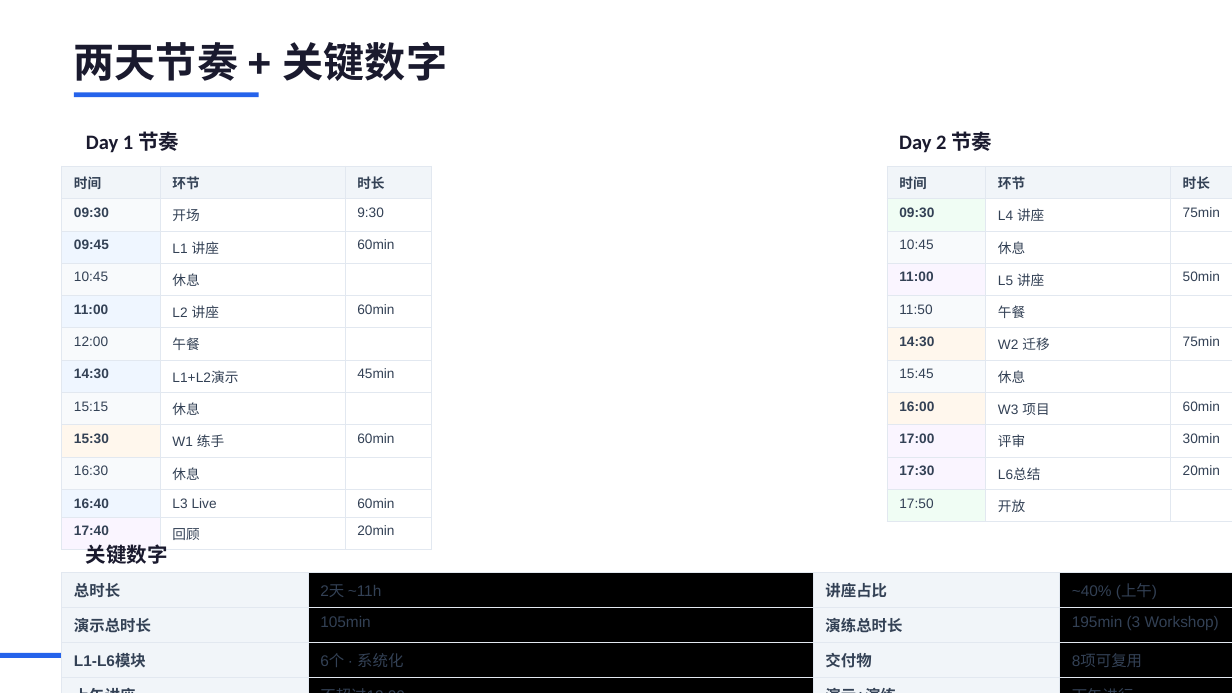
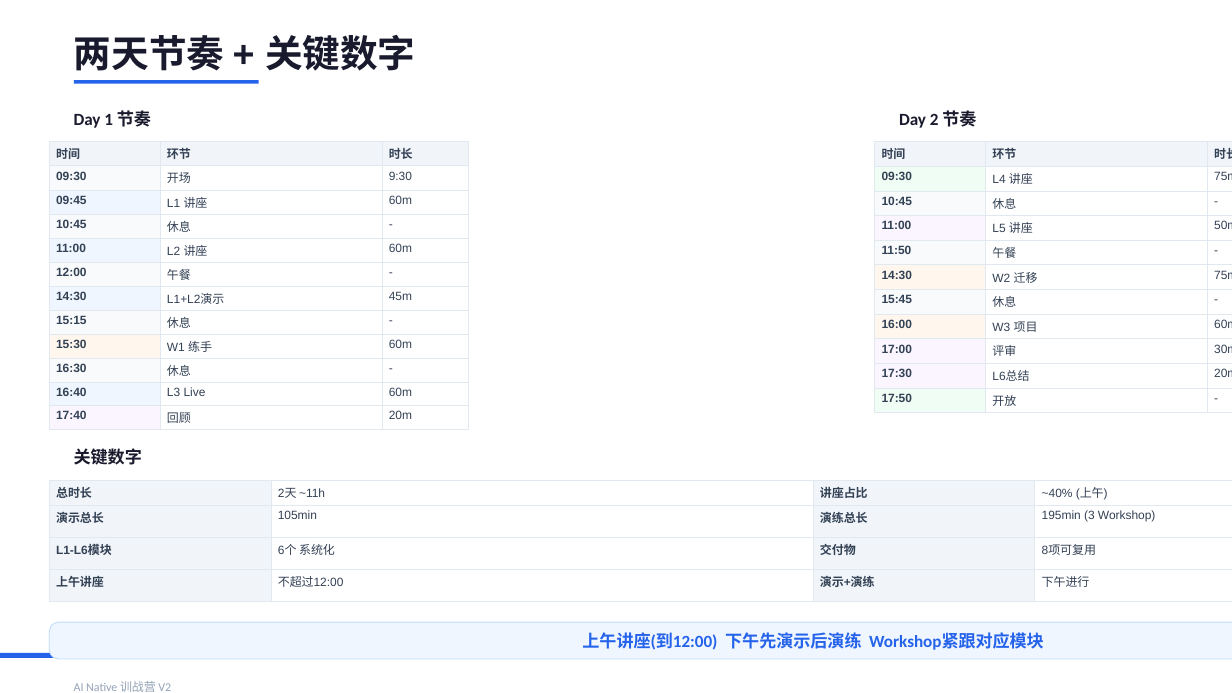
Before and after one commit to JungleTestLabs/ai-coding-training, a slide deck: slide 6 of docs/AI-Native-训战营-介绍与日程.pptx. Drawn at 1232x693 pixels with LibreOffice and Linux fonts; fonts in the diff are those of the drawing. Boxes give left, top, right and bottom in pixels: in the first picture for what was removed or moved away, otherwise in the second. Text is boxed around its words. In the diff, an @@ line names an element or a change of style, - is before the commit and + after.

```diff
--- a/docs/AI-Native-训战营-介绍与日程.pptx
+++ b/docs/AI-Native-训战营-介绍与日程.pptx
@@ text "两天节奏 + 关键数字" at (74, 35, 415, 71): size 24 to 22 pt @@
@@ rectangle: place and size @@
-rectangle at (74, 92, 259, 97)
+rectangle at (74, 80, 259, 84)
@@ text "Day 1 节奏": place and size @@
-text "Day 1 节奏" at (86, 131, 179, 153)
+text "Day 1 节奏" at (74, 110, 151, 128)
@@ text "Day 2 节奏": place and size @@
-text "Day 2 节奏" at (899, 131, 992, 153)
+text "Day 2 节奏" at (899, 110, 976, 128)
@@ table at (49, 142, 468, 427) @@
-row 3, column 3: 60min
+row 3, column 3: 60m
-row 4, column 3: 
+row 4, column 3: -
-row 5, column 3: 60min
+row 5, column 3: 60m
-row 6, column 3: 
+row 6, column 3: -
-row 7, column 3: 45min
+row 7, column 3: 45m
-row 8, column 3: 
+row 8, column 3: -
-row 9, column 3: 60min
+row 9, column 3: 60m
-row 10, column 3: 
+row 10, column 3: -
-row 11, column 3: 60min
+row 11, column 3: 60m
-row 12, column 3: 20min
+row 12, column 3: 20m
@@ size 8 to 7 pt in "时间", "环节", "时长", "09:30" and 22 more places @@
@@ bold on in "10:45", "12:00", "15:15", "16:30" @@
@@ table: place and size @@
-table at (62, 166, 431, 544)
+table at (49, 142, 468, 427)
@@ table at (875, 142, 1232, 410) @@
-row 2, column 3: 75min
+row 2, column 3: 75m
-row 3, column 3: 
+row 3, column 3: -
-row 4, column 3: 50min
+row 4, column 3: 50m
-row 5, column 3: 
+row 5, column 3: -
-row 6, column 3: 75min
+row 6, column 3: 75m
-row 7, column 3: 
+row 7, column 3: -
-row 8, column 3: 60min
+row 8, column 3: 60m
-row 9, column 3: 30min
+row 9, column 3: 30m
-row 10, column 3: 20min
+row 10, column 3: 20m
-row 11, column 3: 
+row 11, column 3: -
@@ size 8 to 7 pt in "时间", "环节", "时长", "09:30" and 19 more places @@
@@ bold on in "10:45", "11:50", "15:45", "17:50" @@
@@ table: place and size @@
-table at (887, 166, 1232, 516)
+table at (875, 142, 1232, 410)
@@ size 12 to 10 pt in 3 elements at (899, 110, 976, 128), (74, 110, 151, 128), (74, 448, 142, 465) @@
@@ text "关键数字": place and size @@
-text "关键数字" at (86, 544, 168, 564)
+text "关键数字" at (74, 448, 142, 465)
@@ table at (49, 480, 1232, 604) @@
-row 2, column 1: 演示总时长
+row 2, column 1: 演示总长
-row 2, column 3: 演练总时长
+row 2, column 3: 演练总长
-row 3, column 2: 6个 · 系统化
+row 3, column 2: 6个 系统化
@@ fill #000000 to none in 8 cells @@
@@ size 9 to 7 pt in "总时长", "2天 ~11h", "讲座占比", "~40% (上午)" and 9 more places @@
@@ table: place and size @@
-table at (62, 573, 1232, 693)
+table at (49, 480, 1232, 604)
@@ rounded rectangle added at (49, 622, 1232, 659), fill #EFF6FF, outline #BFDBFE 0.5 pt @@
@@ text added at (582, 632, 1044, 650), 10 pt, text #2563EB, bold @@
+上午讲座(到12:00) 下午先演示后演练 Workshop紧跟对应模块
@@ text at (74, 681, 171, 692): text changed @@
-AI Native 训战营 · V2
+AI Native 训战营 V2
```
Also in this commit, not shown: 5 other slides changed, 1 other file.
